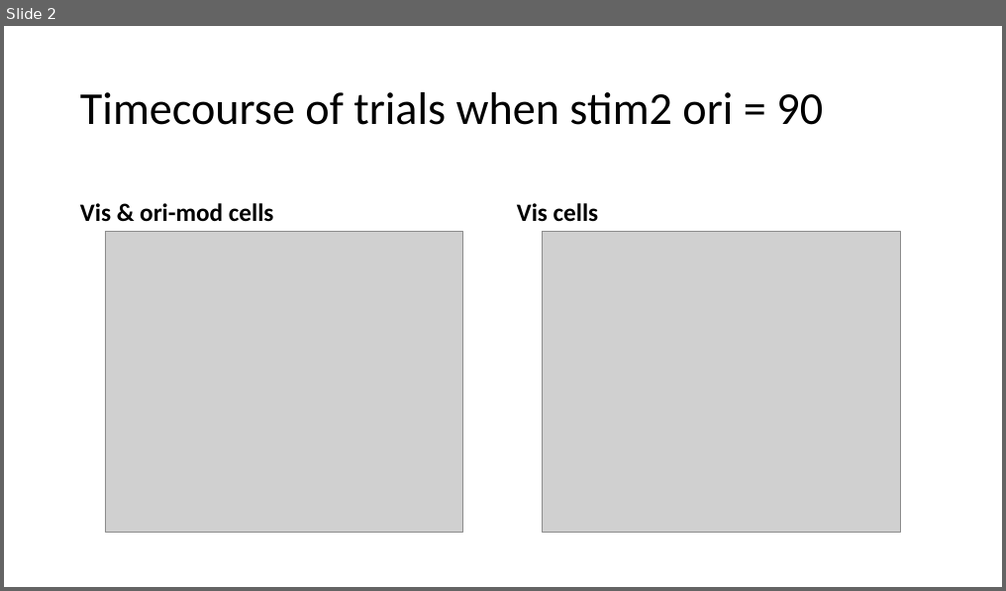
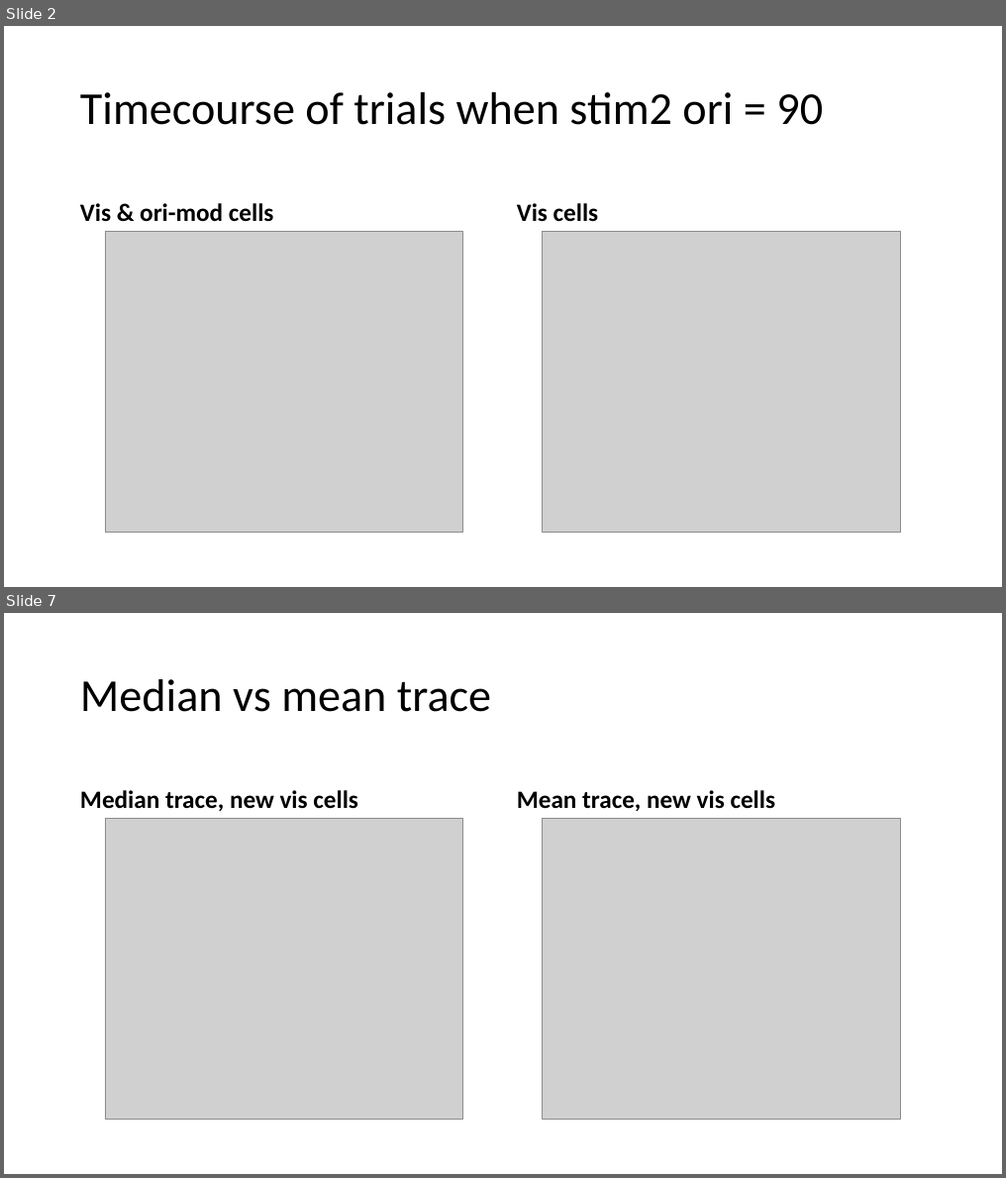
Before and after one commit to lanluo9/inter, a slide deck: results/tuning curve bias san check/TC.pptx. Shown one above the other, each under a label of ours: slide 2 before the commit, slides 2 and 7 after it; the slides between them are not shown. The pictures are 1006x591 and 1006x1178 pixels, drawn with LibreOffice and Linux fonts; fonts in the diff are those of the drawing; grey boxes stand for pictures. Boxes give left, top, right and bottom in pixels: in the first picture for what was removed or moved away, otherwise in the second. Text is boxed around its words. In the diff, an @@ line names an element or a change of style, - is before the commit and + after.

Commit message:
vis driven criteria adjust, and median vs mean trace

```diff
--- a/results/tuning curve bias san check/TC.pptx
+++ b/results/tuning curve bias san check/TC.pptx
@@ slide 7 added at (4,613,1002,1174), background #FFFFFF @@
@@ title added at (80,679,491,712), 44 pt, text #000000 @@
+Median vs mean trace
@@ text added at (80,790,358,811), 24 pt, text #000000, bold @@
+Median trace, new vis cells
@@ text added at (517,790,776,811), 24 pt, text #000000, bold @@
+Mean trace, new vis cells
@@ picture added at (105,818,463,1120) @@
@@ picture added at (543,818,900,1120) @@
```
Also in this commit, not shown: 6 other slides added, 10 other files.
